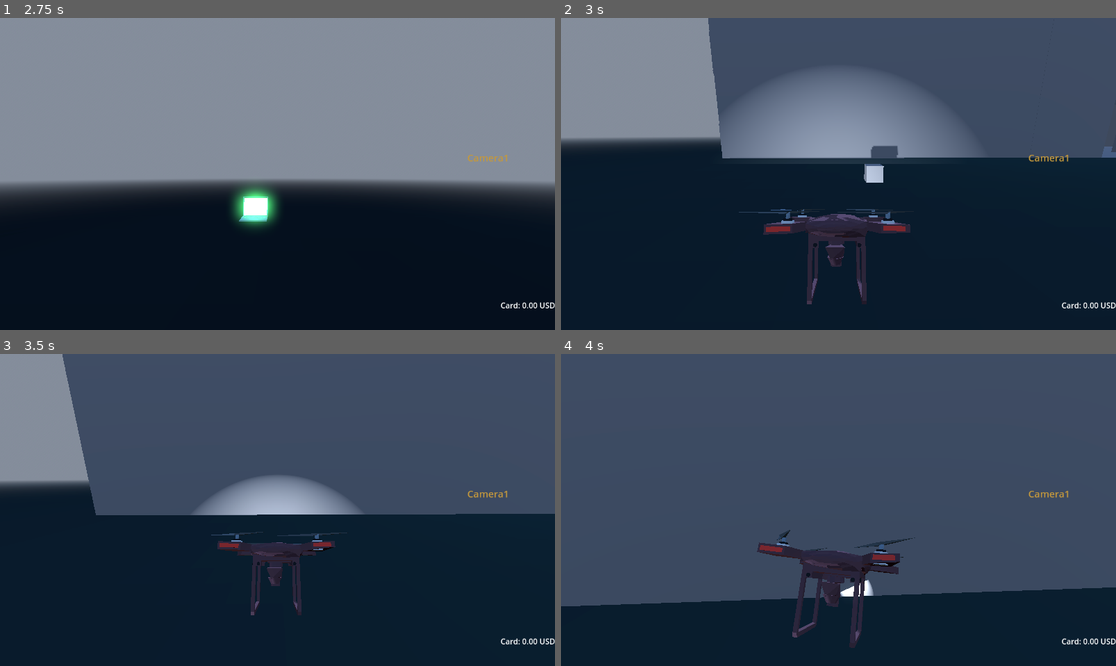
Above: before the commit, frames 1-4 (two rows, left to right).
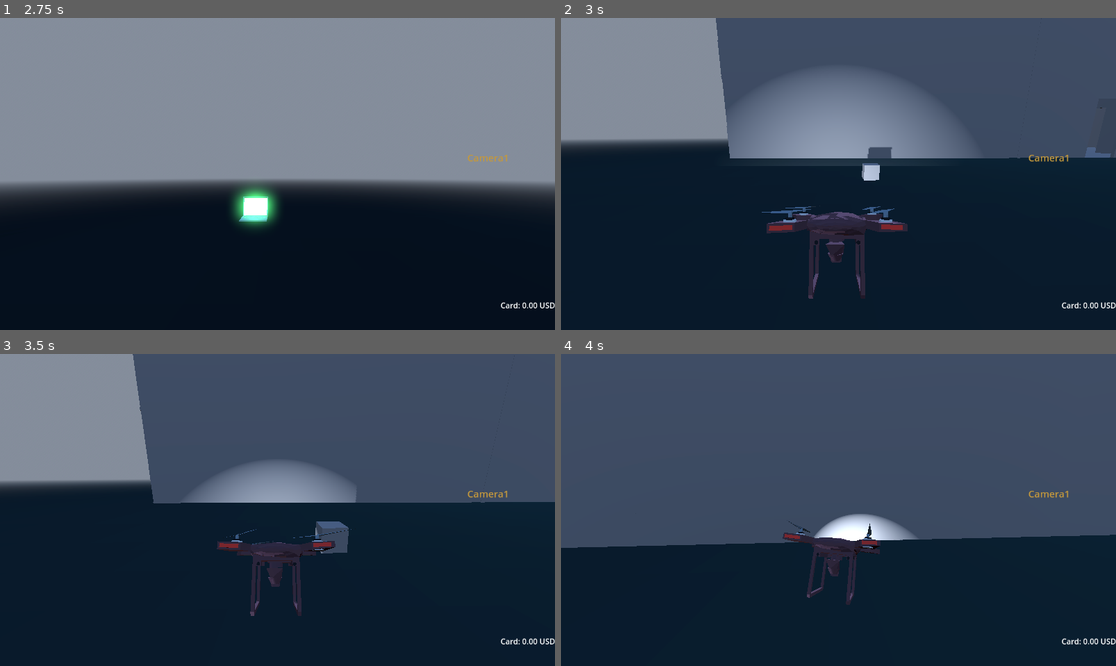
Above: after the commit, the same moments.

Repository: adoubt/about-to-hype
Game: Godot game, scene res://intro.tscn
The game is run twice, just before and just after one commit, with the same random seed, the same clock (stepped at 60 frames per second) and the same inputs.
Inputs (mouse positions are in pixels of both pictures, inside the frame that each line leads up to):
- Up to frame 1 (2.75 s): tap Enter (ui_accept) at 0.5, 0.77, 1.25, 1.52 s; move the mouse to (399, 158) at 0.52 s; hold D (drone_right) 0.53-1.28 s; hold E (Interact) 0.53-1.28 s; click (399, 158) at 0.67 s; move the mouse to (166, 189) at 1.27 s; hold S (drone_back) 1.28-2 s; tap B (drone_engine_toggle) at 1.35 s; click "Play" at 2 s
- Up to frame 2 (3 s): tap Enter (ui_accept) at 2.75 s; move the mouse to (849, 167) at 2.77 s; hold W (drone_forward) from 2.78 s (still down); hold V (drone_select) from 2.78 s (still down)
- Up to frame 3 (3.5 s): keep holding W (drone_forward); keep holding V (drone_select)
- Up to frame 4 (4 s): keep holding W (drone_forward); move the mouse to (832, 516) at 3.52 s; release V (drone_select) at 3.53 s; click (832, 516) at 3.6 s; tap Enter (ui_accept) at 3.77 s

Frame 1 is identical in both runs. In frame 2, 2.3% of the frame differs, in the area x 0-100%, y 0-92%; in frame 3, 11%; in frame 4, 19%, in the area x 0-100%, y 51-95%.

Commit message:
новая физика + Fov камера

Diff:
--- a/drone_engine.gd
+++ b/drone_engine.gd
@@ -1,13 +1,19 @@
 extends CharacterBody3D
 
+
+const GRAVITY := -50 # м/с², на глаз или через тесты
+const MAX_FALL_SPEED := 50.0
+
+@export var base_mass := 1.0  # масса пустого дрона
+var current_mass := base_mass  # масса с учётом груза
 @export var move_speed := 40.0
-@export var time_to_max_speed := 2.0
-@export var ascend_speed := 5.0
+@export var time_to_max_speed := 4.0
+@export var ascend_speed := 15.0
 @export var rotation_speed := 360.0
 @export var tilt_amount := 30.0
 @export var tilt_smoothness := 5.0
-@export var vertical_smoothness := 5.0
-@export var factor_stop = 0.4 #чем больше тем плавнее остановка
+@export var vertical_smoothness := 2.0
+@export var factor_stop = 0.4 #чем больше тем плавнее остановка 0.4
 @onready var ui_manager = $"../UIManager"
 
 @onready var camera_pivot = $CameraPivot
@@ -31,14 +37,14 @@
 var camera_yaw := 0.0
 @export var camera_lag := 1.7
 # дистанции (отрицательная Z — камера позади pivot)
-var base_distance := 1.6    # нормальная дистанция (настроится в _ready)
-@export var far_distance := 20.0   # насколько дальше отойти при max speed
-@export var zoom_speed := 15.0      # скорость интерполяции дистанции
+var base_distance : float    # нормальная дистанция (настроится в _ready)
+@export var far_distance := 3.0   # насколько дальше отойти при max speed
+@export var zoom_speed := 5.0      # скорость интерполяции дистанции
 
 # альтернативы: изменение FOV
 @export var use_fov := true
-@export var base_fov := 70.0
-@export var far_fov := 130.0
+@export var base_fov : float
+@export var far_fov : float
 
 
 var joint: PinJoint3D = null
@@ -54,15 +60,15 @@
 var mouse_sensitivity := 0.2
 var pitch := 0.0
 var default_pitch := 0.0
-var blade_speed := 0.0
+var blade_speed := 0.9
 var moving := false
 var input_enabled: bool = false
 var target_volume_db := -80.0  # тихо, когда мотор выключен
 var max_volume_db := 0.0       # громко, когда мотор включен
-var fade_speed := 2.0          # скорость изменения громкости
+var fade_speed := 1.5          # скорость изменения громкости
 var min_volume_db := -80.0
-var max_pitch := 1.5
-var min_pitch := 0.3
+var max_pitch := 1.3
+var min_pitch := 0.4
 func _ready():
 	grab_area.body_entered.connect(_on_grab_area_body_entered)
 	grab_area.body_exited.connect(_on_grab_area_body_exited)
@@ -72,7 +78,8 @@
 	camera_pivot.rotation.y = camera_yaw
 	base_distance = camera1.position.z
 	if use_fov:
-		camera1.fov = base_fov
+		base_fov = camera1.fov
+		far_fov = base_fov + 90
 
 
 
@@ -119,71 +126,77 @@
 
 func _physics_process(delta):
 	# --- Физика дрона всегда работает ---
+
 	_apply_physics(delta)
 
 	# --- Управление дроном только если input_enabled ---
 	if input_enabled:
-		_process_movement(delta)
+
 		_process_rotation_and_tilt(delta)
 		_process_mouse_camera(delta)
 		_process_interaction(delta)
 		_process_engine_and_blades(delta)
-
+	_process_movement(delta)
 	# --- тут обрабатываем камеру ---
 	_update_camera_follow(delta)
 func _apply_physics(delta):
-	if not input_enabled:
-		engine_enabled = false
-	# вертикальная скорость
-	var target_y := 0.0
-	if Input.is_action_pressed("drone_up") and input_enabled:
-		engine_enabled = true
-		target_y = ascend_speed
-	elif Input.is_action_pressed("drone_down") and input_enabled:
-		engine_enabled = true
-		target_y = -ascend_speed
-	elif not engine_enabled:
-		target_y = -9.8
-
-	velocity.y = lerp(velocity.y, target_y, vertical_smoothness * delta)
-
-	# движение
+
+	if not engine_enabled:
+		velocity.y +=GRAVITY * delta
+		velocity.y = max(velocity.y, -MAX_FALL_SPEED)
+
 	move_and_slide()
 
-	# удерживаемые объекты
-	if is_grabbing and grabbed_box:
-		var direction = (global_transform.origin + grab_offset) - grabbed_box.global_transform.origin
-		grabbed_box.linear_velocity = direction * 10.0
 
 func _process_movement(delta):
 	moving = false
-
+	print('ggggg')
 	input_dir = Vector3.ZERO
-	if Input.is_action_pressed("drone_forward"):
-		input_dir -= model.global_transform.basis.z
-		engine_enabled = true
-		moving = true
-	if Input.is_action_pressed("drone_back"):
-		input_dir += model.global_transform.basis.z
-		engine_enabled = true
-		moving = true
-	if Input.is_action_pressed("drone_left"):
-		input_dir -= model.global_transform.basis.x
-		engine_enabled = true
-		moving = true
-	if Input.is_action_pressed("drone_right"):
-		input_dir += model.global_transform.basis.x
-		engine_enabled = true
-		moving = true
-
+	var target_velocity_y := 0.0
+	if input_enabled:
+		if Input.is_action_pressed("drone_forward"):
+			input_dir -= model.global_transform.basis.z
+			engine_enabled = true
+			moving = true
+		if Input.is_action_pressed("drone_back"):
+			input_dir += model.global_transform.basis.z
+			engine_enabled = true
+			moving = true
+		if Input.is_action_pressed("drone_left"):
+			input_dir -= model.global_transform.basis.x
+			engine_enabled = true
+			moving = true
+		if Input.is_action_pressed("drone_right"):
+			input_dir += model.global_transform.basis.x
+			engine_enabled = true
+			moving = true
+
+		if Input.is_action_pressed("drone_up"):
+			target_velocity_y = +ascend_speed
+			engine_enabled = true
+			moving = true
+		if Input.is_action_pressed("drone_down"):
+			target_velocity_y = -ascend_speed
+			engine_enabled = true
+			moving = true
+
+
+	# целевые скорости
 	input_dir = input_dir.normalized()
+
 	var target_velocity_x = input_dir.x * move_speed
 	var target_velocity_z = input_dir.z * move_speed
+
+	# сглаживание
 	var accel_factor = delta / time_to_max_speed
 	if input_dir == Vector3.ZERO:
-		accel_factor = delta / factor_stop  # почти мгновенная остановка
+		accel_factor = delta / factor_stop
+	var accel_factor_y =  delta / factor_stop if model.global_transform.basis.y !=Vector3.ZERO else accel_factor
+
 	velocity.x = lerp(velocity.x, target_velocity_x, accel_factor)
+	velocity.y = lerp(velocity.y, target_velocity_y, vertical_smoothness *delta)
 	velocity.z = lerp(velocity.z, target_velocity_z, accel_factor)
+
 
 
 func _process_rotation_and_tilt(delta):
@@ -240,6 +253,10 @@
 		flashlight.visible = !flashlight.visible
 	if Input.is_action_just_pressed("drone_engine_toggle"):
 		engine_enabled = not engine_enabled
+	# удерживаемые объекты
+	if is_grabbing and grabbed_box:
+		var direction = (global_transform.origin + grab_offset) - grabbed_box.global_transform.origin
+		grabbed_box.linear_velocity = direction * 10.0
 
 func _process_engine_and_blades(delta):
 
@@ -254,10 +271,10 @@
 	if engine_enabled and not blade_sound.playing:
 		blade_sound.play()
 
-	var target_volume_db = max_volume_db if moving else (-10.0 if engine_enabled else min_volume_db)
+	var target_volume_db = max_volume_db if moving else (-30.0 if engine_enabled else min_volume_db)
 	blade_sound.volume_db = lerp(blade_sound.volume_db, target_volume_db, delta * fade_speed)
 
-	var target_pitch = (max_pitch if moving else 1.0) if engine_enabled else min_pitch
+	var target_pitch = (max_pitch if moving else 0.7) if engine_enabled else min_pitch
 	blade_sound.pitch_scale = lerp(blade_sound.pitch_scale, target_pitch, delta * fade_speed)
 
 	if not engine_enabled and blade_sound.volume_db <= min_volume_db + 1.0 and blade_sound.playing:
@@ -273,7 +290,7 @@
 		camera_pivot.rotation.y = camera_yaw
 
 		# --- вычисляем нормализованную скорость (0..1) по горизонтали ---
-		var horiz_speed = Vector3(velocity.x, 0.0, velocity.z).length()
+		var horiz_speed = Vector3(velocity.x, velocity.y, velocity.z).length()
 		var t = clamp(horiz_speed / move_speed, 0.0, 1.0)
 
 		if use_fov:
